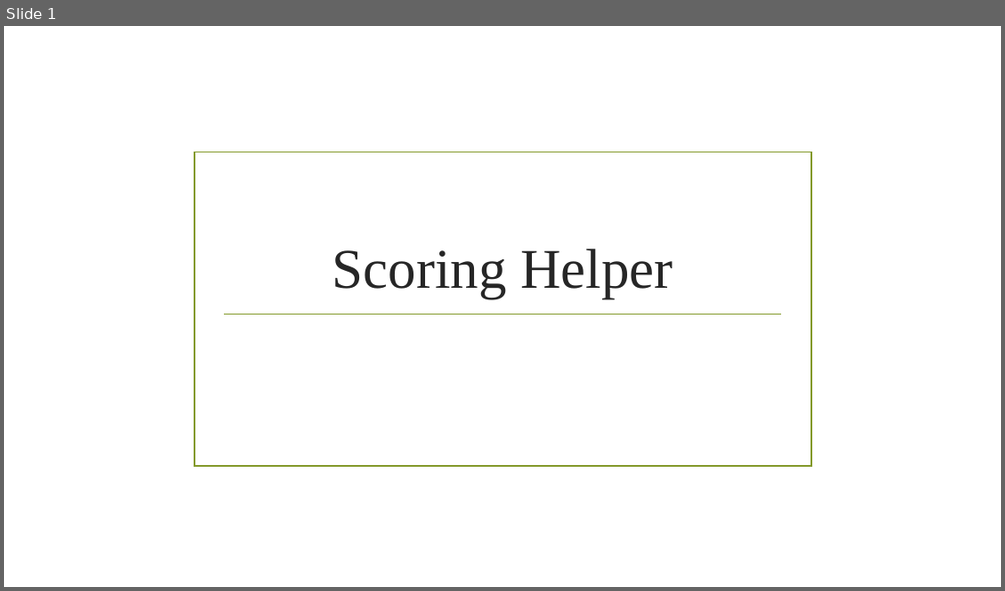
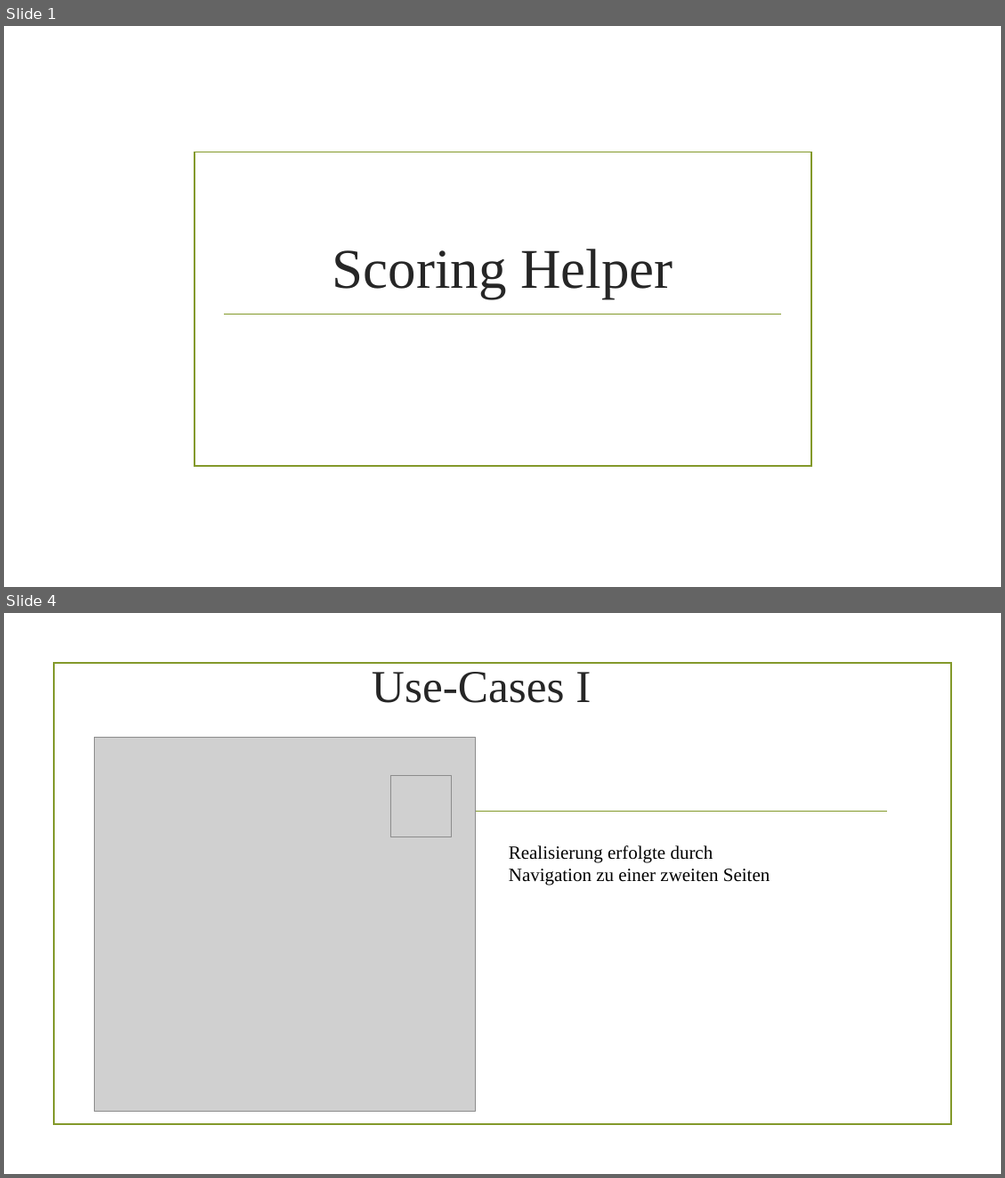
Before and after one commit to UniPayne/RCD-Project, a slide deck: Projektdokumentationen/Projektabgabe/Projektabgabe.pptx. Shown one above the other, each under a label of ours: slide 1 before the commit, slides 1 and 4 after it; the slides between them are not shown. The pictures are 1005x591 and 1005x1178 pixels, drawn with LibreOffice and Linux fonts; fonts in the diff are those of the drawing; grey boxes stand for pictures; background and template pictures are left out. Boxes give left, top, right and bottom in pixels: in the first picture for what was removed or moved away, otherwise in the second. Text is boxed around its words. In the diff, an @@ line names an element or a change of style, - is before the commit and + after.

```diff
--- a/Projektdokumentationen/Projektabgabe/Projektabgabe.pptx
+++ b/Projektdokumentationen/Projektabgabe/Projektabgabe.pptx
@@ slide 4 added at [4,613,1001,1174], background picture (left out) @@
@@ rectangle added at [53,663,951,1125], outline #83992A 1.25 pt @@
@@ text added at [372,672,591,703], 44 pt, text #262626 @@
+Use-Cases I
@@ picture added at [95,737,475,1111] @@
@@ picture added at [390,775,452,836] @@
@@ line added from (119, 811) to (887, 811), #83992A 1.25 pt @@
@@ text added at [509,845,769,885], 18 pt, text #000000 @@
+Realisierung erfolgte durch Navigation zu einer zweiten Seiten
```
Also in this commit, not shown: 7 slides changed, 2 other slides added, 5 slides removed, 1 other file.
